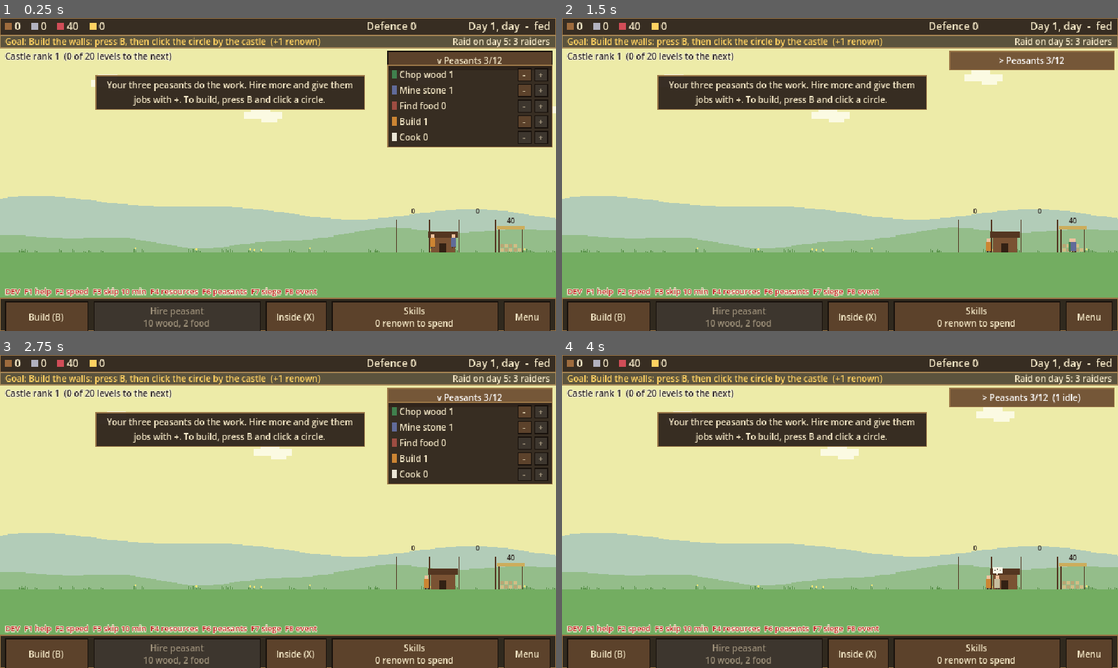
Above: before the commit, frames 1-4 (two rows, left to right).
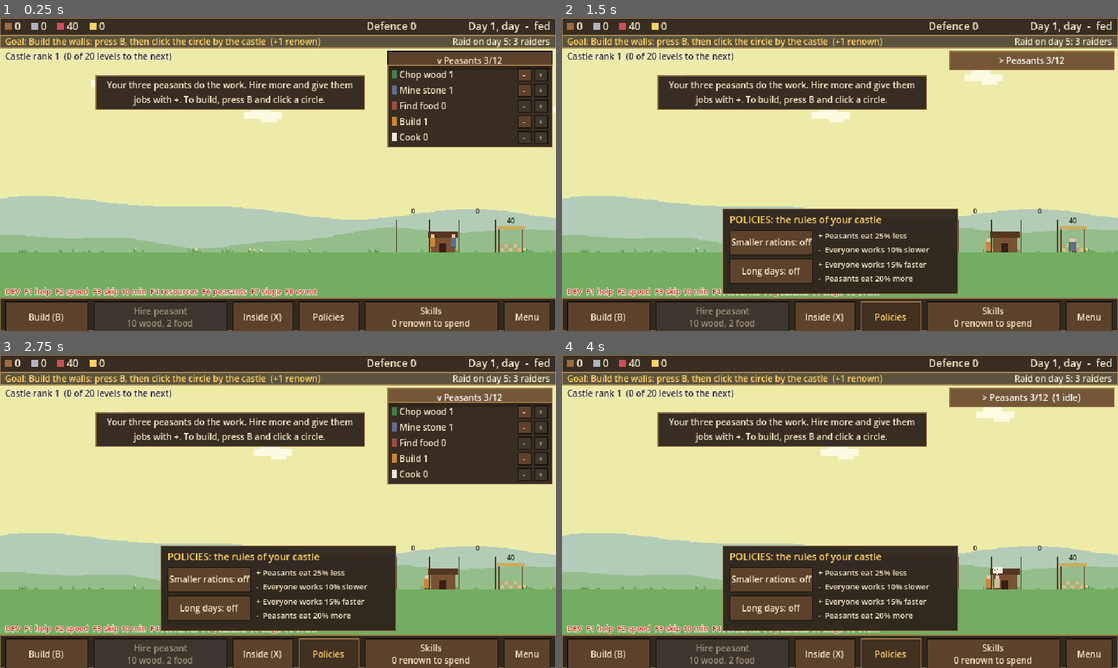
Above: after the commit, the same moments.

Repository: henrikmoepe-del/basebygger
Game: Godot game, scene res://scenes/main.tscn
Same seed, same stepped clock (60 frames per second), same inputs: the game is played once before the commit and once after it.
Inputs (mouse positions are in pixels of both pictures, inside the frame that each line leads up to):
- Up to frame 1 (0.25 s): no input
- Up to frame 2 (1.5 s): click (890, 318) at 0.5 s, where only the run after the commit has a clickable "Policies"; click "v Peasants 3/12" at 1.25 s
- Up to frame 3 (2.75 s): click "> Peasants 3/12" at 2 s
- Up to frame 4 (4 s): click "-" at 2.75 s; click "v Peasants 3/12 (1 idle)" at 3.5 s

The runs differ from the first frame. In frame 1, 1.7% of the frame differs, in the area x 23-85%, y 90-100%; in frame 2, 14%, in the area x 23-85%, y 60-100%; in frame 3, 14%; in frame 4, 14%.

Commit message:
Policy list: a Policies panel with Smaller rations and Long days, sharing effects with events
Co-Authored-By: Claude Opus 5.5 <noreply@anthropic.com>
Claude-Session: https://claude.ai/code/session_01Wsv7LZNopCGMDHk4p6tRWt

Diff:
--- a/scenes/main.tscn
+++ b/scenes/main.tscn
@@ -341,6 +341,16 @@
 theme_override_font_sizes/font_size = 10
 text = "Inside (X)"
 
+[node name="PoliciesButton" type="Button" parent="HUD/BottomBar/Actions"]
+unique_name_in_owner = true
+custom_minimum_size = Vector2(70, 0)
+layout_mode = 2
+tooltip_text = "The rules of your castle: turn policies on and off. Each has a benefit and a drawback."
+focus_mode = 0
+toggle_mode = true
+theme_override_font_sizes/font_size = 10
+text = "Policies"
+
 [node name="SkillsButton" type="Button" parent="HUD/BottomBar/Actions"]
 unique_name_in_owner = true
 layout_mode = 2
--- a/scripts/game_state.gd
+++ b/scripts/game_state.gd
@@ -25,6 +25,8 @@
 signal announced(text: String)
 ## An event started or ended (see EventData).
 signal events_changed
+## A policy was turned on or off (see PolicyData).
+signal policies_changed
 
 const CastleData = preload("res://scripts/castle_data.gd")
 const SkillData = preload("res://scripts/skill_data.gd")
@@ -32,6 +34,7 @@
 const BuildPlan = preload("res://scripts/build_plan.gd")
 const QuestData = preload("res://scripts/quest_data.gd")
 const EventData = preload("res://scripts/event_data.gd")
+const PolicyData = preload("res://scripts/policy_data.gd")
 
 const START_JOBS := {"wood": 1, "stone": 1, "hunter": 0, "build": 1, "cook": 0, "soldier": 0, "iron": 0, "sawyer": 0, "forester": 0}
 const NO_JOBS := {"wood": 0, "stone": 0, "hunter": 0, "build": 0, "cook": 0, "soldier": 0, "iron": 0, "sawyer": 0, "forester": 0}
@@ -200,6 +203,8 @@
 var skills := {}
 ## The events going on now: event id -> seconds left (see EventData).
 var events := {}
+## The policies turned on, by id (see PolicyData).
+var policies := []
 
 ## The building job: the one part being raised a level right now ("" = none).
 ## Its materials are paid for when ordered. The job is then a list of pieces
@@ -342,16 +347,16 @@
 ## How much food the peasants eat at dawn.
 func food_needed() -> int:
 	var cook_points: int = mini(jobs.cook + trained.cook, MAX_COOK_POINTS)
-	var saving: float = cook_points * COOK_FOOD_SAVING + skill_total("food_saving")
+	var saving: float = cook_points * COOK_FOOD_SAVING + skill_total("food_saving") + effect_total("food_saving")
 	# Drawbacks: soldiers eat extra, the tavern whets appetites, the court has a household.
 	var mouths: float = peasants + jobs.soldier * CastleData.SOLDIER_EXTRA_FOOD + jobs.iron * CastleData.MINER_EXTRA_FOOD
 	mouths *= 1.0 + CastleData.TAVERN_EXTRA_EATING * part_levels.tavern
-	return ceili(mouths * FOOD_PER_PEASANT * (1.0 - saving)) + CastleData.COURT_FOOD_UPKEEP * part_levels.court + COW_FOOD * cows
+	return ceili(mouths * FOOD_PER_PEASANT * maxf(1.0 - saving, 0.0)) + CastleData.COURT_FOOD_UPKEEP * part_levels.court + COW_FOOD * cows
 
 
 ## Multiplies how fast everyone walks and works: slower when hungry.
 func work_mult() -> float:
-	var legacy_mult := (1.0 + LEGACY_WORK_BONUS * legacy) * (1.0 + morale_bonus())
+	var legacy_mult := (1.0 + LEGACY_WORK_BONUS * legacy) * (1.0 + morale_bonus()) * maxf(1.0 + effect_total("work_speed"), 0.1)
 	if not fed:
 		return HUNGRY_WORK_MULT * legacy_mult
 	return (1.0 + skill_total("fed_bonus")) * legacy_mult
@@ -561,7 +566,24 @@
 	var total := 0.0
 	for id: String in events:
 		total += EventData.EVENTS[id].effects.get(effect, 0.0)
+	for id: String in policies:
+		total += PolicyData.POLICIES[id].effects.get(effect, 0.0)
 	return total
+
+
+# --- Policies ---
+
+## Turns a policy on, or off if it is on.
+func toggle_policy(id: String) -> void:
+	if not PolicyData.POLICIES.has(id):
+		return
+	if id in policies:
+		policies.erase(id)
+	else:
+		policies.append(id)
+	policies_changed.emit()
+	resources_changed.emit()
+	daytime_changed.emit()
 
 
 # --- Peasants and their jobs ---
@@ -1186,6 +1208,7 @@
 		"no_nights": no_nights,
 		"skills": skills,
 		"events": events,
+		"policies": policies,
 		"income_rate": income_rate,
 		"job": {
 			"part": job_part, "hauled": job_hauled, "formed": job_formed,
@@ -1239,6 +1262,7 @@
 	skills.clear()
 	events.clear()
 	_event_timer = 0.0
+	policies.clear()
 	day = 1
 	day_time = 0.0
 	fed = true
@@ -1309,6 +1333,13 @@
 			if EventData.EVENTS.has(id):
 				events[id] = clampf(float(saved_events[id]), 0.0, EventData.EVENTS[id].lasts)
 
+	policies.clear()
+	var saved_policies: Variant = data.get("policies")
+	if saved_policies is Array:
+		for id: Variant in saved_policies:
+			if id is String and PolicyData.POLICIES.has(id) and not id in policies:
+				policies.append(id)
+
 	var job: Variant = data.get("job")
 	if job is Dictionary and part_levels.has(job.get("part", "")):
 		job_part = job.part
--- a/scripts/hud.gd
+++ b/scripts/hud.gd
@@ -11,6 +11,7 @@
 
 const CastleData = preload("res://scripts/castle_data.gd")
 const JobData = preload("res://scripts/job_data.gd")
+const PolicyData = preload("res://scripts/policy_data.gd")
 const UiTheme = preload("res://scripts/ui_theme.gd")
 const OFFLINE_MESSAGE_TIME := 10.0
 const TOAST_TIME := 7.0
@@ -43,6 +44,7 @@
 @onready var cow_button: Button = %CowButton
 @onready var defend_button: Button = %DefendButton
 @onready var skills_button: Button = %SkillsButton
+@onready var policies_button: Button = %PoliciesButton
 @onready var menu_button: Button = %MenuButton
 @onready var menu_panel: Panel = %MenuPanel
 @onready var night_button: Button = %NightButton
@@ -67,11 +69,16 @@
 var _keep_card := Panel.new()
 var _keep_info := Label.new()
 var _castle: Node2D
+## The policies: one row each, with a button to turn it on or off.
+var _policy_panel := Panel.new()
+## Policy id -> its on/off Button.
+var _policy_buttons := {}
 
 
 func _ready() -> void:
 	_make_room_picker()
 	_make_keep_card()
+	_make_policy_panel()
 	var theme := UiTheme.build()
 	for child in get_children():
 		if child is Control:
@@ -81,6 +88,7 @@
 		GameState.resources_changed, GameState.castle_changed, GameState.job_progress_changed,
 		GameState.peasants_changed, GameState.trees_changed, GameState.skills_changed,
 		GameState.daytime_changed, GameState.raid_started, GameState.raid_progress,
+		GameState.policies_changed,
 	]:
 		changed.connect(_refresh)
 	_preview.position = Vector2(8, 8)
@@ -100,6 +108,9 @@
 	cow_button.pressed.connect(GameState.buy_cow)
 	defend_button.pressed.connect(GameState.start_siege)
 	skills_button.pressed.connect(skill_tree.show)
+	policies_button.toggled.connect(func(on: bool) -> void:
+		_policy_panel.visible = on
+		_refresh())
 	jobs_toggle.pressed.connect(func() -> void:
 		jobs_panel.visible = not jobs_panel.visible
 		_refresh())
@@ -238,6 +249,39 @@
 	_keep_card.add_child(_keep_info)
 
 
+## The policy panel, above the bottom bar: per policy a button with its name
+## (pressed while it is on) and what it gives and takes.
+func _make_policy_panel() -> void:
+	_policy_panel.hide()
+	add_child(_policy_panel)
+	var box := VBoxContainer.new()
+	box.position = Vector2(8, 5)
+	box.add_theme_constant_override("separation", 4)
+	_policy_panel.add_child(box)
+	var title := Label.new()
+	title.text = "POLICIES: the rules of your castle"
+	title.add_theme_color_override("font_color", UiTheme.GOLD)
+	box.add_child(title)
+	for id: String in PolicyData.POLICIES:
+		var info: Dictionary = PolicyData.POLICIES[id]
+		var row := HBoxContainer.new()
+		row.add_theme_constant_override("separation", 6)
+		var button := _picker_button(info.name)
+		button.toggle_mode = true
+		button.custom_minimum_size.x = 96
+		button.size_flags_horizontal = Control.SIZE_SHRINK_BEGIN
+		button.toggled.connect(func(_on: bool) -> void: GameState.toggle_policy(id))
+		row.add_child(button)
+		var text := Label.new()
+		text.text = "+ %s\n-  %s" % [info.benefit, info.drawback]
+		text.add_theme_font_size_override("font_size", 9)
+		row.add_child(text)
+		box.add_child(row)
+		_policy_buttons[id] = button
+	_policy_panel.size = box.get_combined_minimum_size() + Vector2(16, 10)
+	_policy_panel.position = Vector2(320 - _policy_panel.size.x / 2.0, 318 - _policy_panel.size.y)
+
+
 func _picker_button(text: String) -> Button:
 	var button := Button.new()
 	button.text = text
@@ -354,6 +398,13 @@
 	_refresh_room_picker()
 	_refresh_build_card()
 	_refresh_keep_card()
+	var on_count := 0
+	for id: String in _policy_buttons:
+		var on: bool = id in GameState.policies
+		_policy_buttons[id].set_pressed_no_signal(on)
+		_policy_buttons[id].text = "%s: %s" % [PolicyData.POLICIES[id].name, "on" if on else "off"]
+		on_count += 1 if on else 0
+	policies_button.text = "Policies\n%d on" % on_count if on_count > 0 else "Policies"
 
 
 func _refresh_top_bar() -> void:
--- /dev/null
+++ b/scripts/policy_data.gd
@@ -0,0 +1,25 @@
+extends RefCounted
+## Policies: rules for the castle the player turns on and off (the Policies
+## button). Each has a benefit and a drawback, and "effects" that
+## GameState.effect_total adds up, the same effects events use:
+##   food_saving  a share less food eaten at dawn (negative: more)
+##   work_speed   a share faster everyone walks and works (negative: slower)
+##
+## Adding an entry here is all a new policy needs, if it only uses effects
+## that already exist. Later ones (child labour, bathing, religion, cults)
+## will need new effects, and maybe policies that rule each other out.
+
+const POLICIES := {
+	"rations": {
+		"name": "Smaller rations",
+		"benefit": "Peasants eat 25% less",
+		"drawback": "Everyone works 10% slower",
+		"effects": {"food_saving": 0.25, "work_speed": -0.10},
+	},
+	"long_days": {
+		"name": "Long days",
+		"benefit": "Everyone works 15% faster",
+		"drawback": "Peasants eat 20% more",
+		"effects": {"work_speed": 0.15, "food_saving": -0.20},
+	},
+}
--- a/tests/screenshot.gd
+++ b/tests/screenshot.gd
@@ -26,6 +26,7 @@
 	"badger": {"levels": {"walls": 1}, "part": "", "camera": [1068, -45, 2.0], "shots": 2, "events": ["badger"], "jobs": {"hunter": 2}},
 	"badger_close": {"levels": {"walls": 1}, "part": "", "camera": [1095, 5, 6.0], "shots": 2, "events": ["badger"]},
 	"badger_hover": {"levels": {"walls": 1}, "part": "", "camera": [1068, -45, 2.0], "shots": 1, "events": ["badger"], "mouse": [388, 172]},
+	"policies": {"levels": {"walls": 2}, "part": "", "camera": [100, 0, 1.0], "shots": 1, "policies": ["rations"]},
 	"rooms_picker": {"levels": {"walls": 3, "keep": 2}, "part": "", "camera": [-205, 10, 1.5], "shots": 1, "picker": true},
 	"gate": {"levels": {"walls": 2}, "part": "gate", "camera": [30, -40, 2.0], "shots": 5},
 	"tavern": {"levels": {"walls": 1}, "part": "tavern", "camera": [1170, -45, 2.0], "shots": 5},
@@ -99,6 +100,10 @@
 		var hover: Node2D = current_scene.get_node("BuildHover")
 		hover.set_active(true)
 		hover._set_hovered(plan.hover)
+	if plan.has("policies"):
+		for policy: String in plan.policies:
+			gs.toggle_policy(policy)
+		current_scene.get_node("HUD").policies_button.button_pressed = true
 	for event: String in plan.get("events", []):
 		gs.start_event(event)
 	if plan.has("mouse"):
--- /dev/null
+++ b/tests/test_policies.gd
@@ -0,0 +1,49 @@
+extends SceneTree
+## Turns policies on and off, and checks that they change how much food is
+## eaten and how fast everyone works, and that they are saved.
+## Run with:
+##   godot --headless --path . -s tests/test_policies.gd -- --save=user://test_save.json
+
+var gs: Node
+
+
+func _initialize() -> void:
+	gs = root.get_node("GameState")
+	_run()
+
+
+func _run() -> void:
+	change_scene_to_file("res://scenes/main.tscn")
+	await process_frame
+	await process_frame
+	var ok := true
+	gs.policies.clear()
+	gs.peasants = 20
+	var food: int = gs.food_needed()
+	var work: float = gs.work_mult()
+
+	gs.toggle_policy("rations")
+	print("smaller rations: food %d -> %d, work x%.2f -> x%.2f" % [food, gs.food_needed(), work, gs.work_mult()])
+	ok = ok and gs.food_needed() < food and gs.work_mult() < work
+
+	gs.toggle_policy("rations")
+	gs.toggle_policy("long_days")
+	print("long days: food %d -> %d, work x%.2f -> x%.2f" % [food, gs.food_needed(), work, gs.work_mult()])
+	ok = ok and gs.food_needed() > food and gs.work_mult() > work
+
+	gs.toggle_policy("rations")
+	gs.toggle_policy("no_such_policy")
+	gs.save_game()
+	gs.policies.clear()
+	gs.load_game()
+	print("after loading: %s" % [gs.policies])
+	ok = ok and gs.policies == ["long_days", "rations"]
+
+	gs.toggle_policy("long_days")
+	gs.toggle_policy("rations")
+	print("all off again: food %d, work x%.2f" % [gs.food_needed(), gs.work_mult()])
+	ok = ok and gs.food_needed() == food and is_equal_approx(gs.work_mult(), work)
+
+	DirAccess.remove_absolute(ProjectSettings.globalize_path(gs.save_path))
+	print("ALL OK" if ok else "SOMETHING FAILED")
+	quit()
